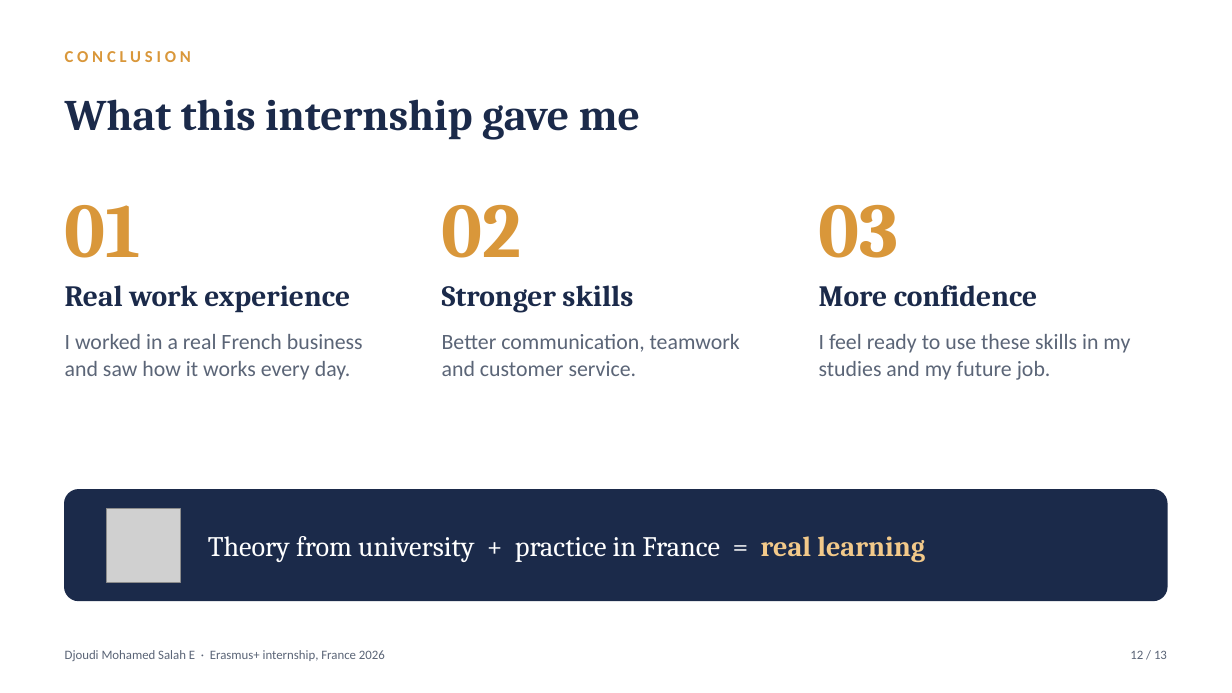
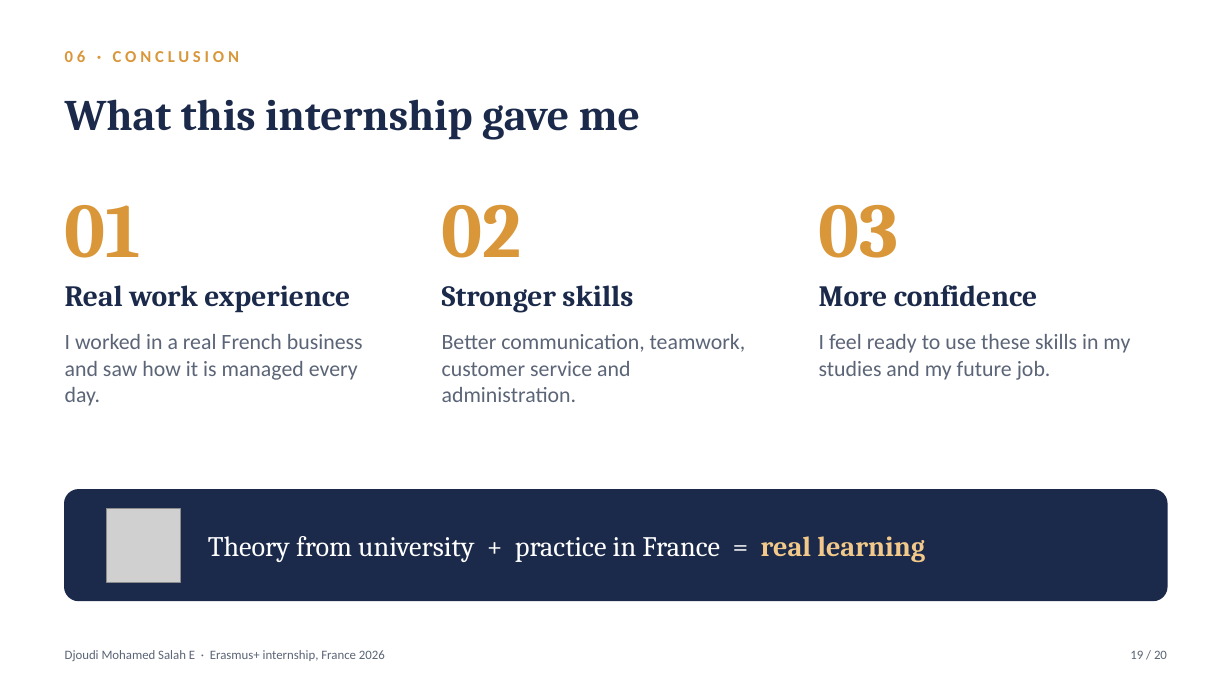
Before and after one commit to djoeeej/djoeeej, a slide deck: slide 19 of france-internship/Internship_France_Defense.pptx (slide 12 before the commit). Drawn at 1232x693 pixels with LibreOffice and Linux fonts; fonts in the diff are those of the drawing; grey boxes stand for pictures. Boxes give left, top, right and bottom in pixels: in the first picture for what was removed or moved away, otherwise in the second. Text is boxed around its words. In the diff, an @@ line names an element or a change of style, - is before the commit and + after.

```diff
--- a/france-internship/Internship_France_Defense.pptx
+++ b/france-internship/Internship_France_Defense.pptx
@@ text at (x1=65, y1=50, x2=239, y2=62): text changed @@
-CONCLUSION
+06 · CONCLUSION
@@ text at (x1=65, y1=334, x2=363, y2=406): text changed @@
-I worked in a real French business and saw how it works every day.
+I worked in a real French business and saw how it is managed every day.
@@ text at (x1=442, y1=334, x2=746, y2=402): text changed @@
-Better communication, teamwork and customer service.
+Better communication, teamwork, customer service and administration.
@@ text at (x1=1130, y1=650, x2=1167, y2=659): text changed @@
-12 / 13
+19 / 20
```
Also in this commit, not shown: 10 other slides changed, 9 slides added, 2 slides removed, 2 other files.
